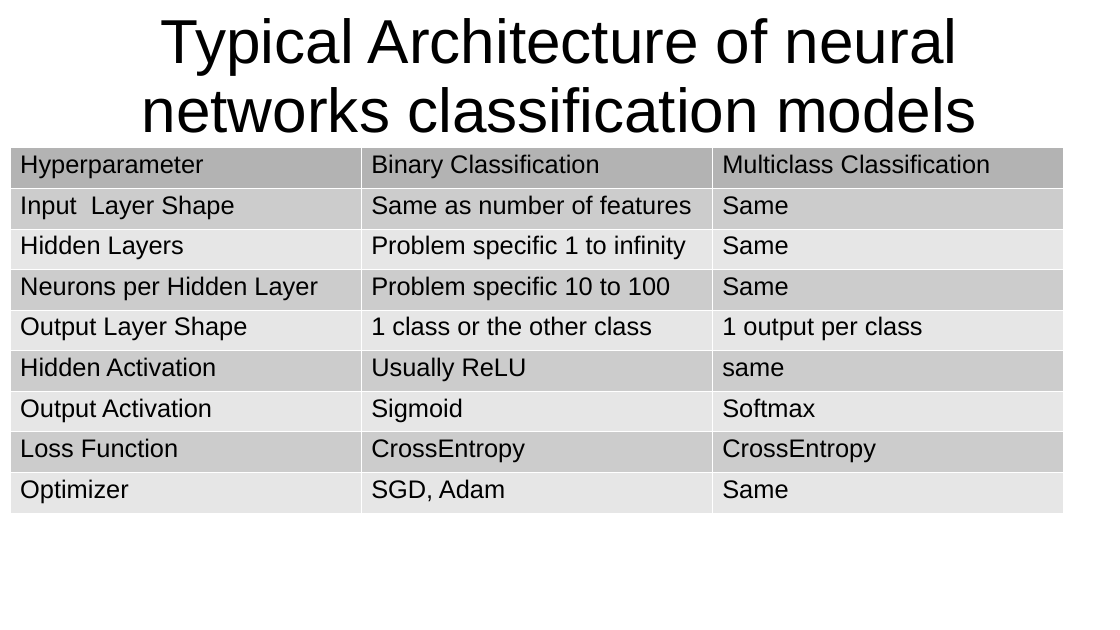
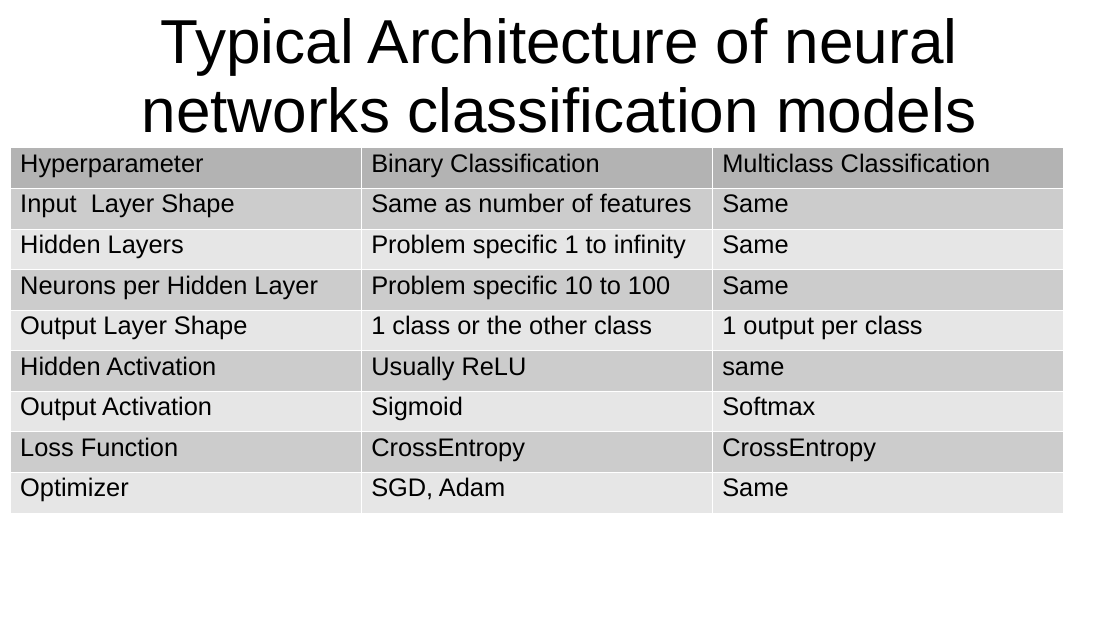
Before and after one commit to CharlesStockman/notesFromCourses, a slide deck: slide 22 of deepLearning/TensorFlow Developer Certificate in 2022/TesnorFlow Certification.ppt (slide 21 before the commit). Drawn at 1120x630 pixels with LibreOffice and Linux fonts; fonts in the diff are those of the drawing. Boxes give left, top, right and bottom in pixels: in the first picture for what was removed or moved away, otherwise in the second. Text is boxed around its words. In the diff, an @@ line names an element or a change of style, - is before the commit and + after.

```diff
--- a/deepLearning/TensorFlow Developer Certificate in 2022/TesnorFlow Certification.ppt
+++ b/deepLearning/TensorFlow Developer Certificate in 2022/TesnorFlow Certification.ppt
@@ table at <box>10,147,1065,512</box> @@
@@ line spacing 0.93 to 0.87 @@
```
Also in this commit, not shown: 7 other slides changed, 27 other files.
